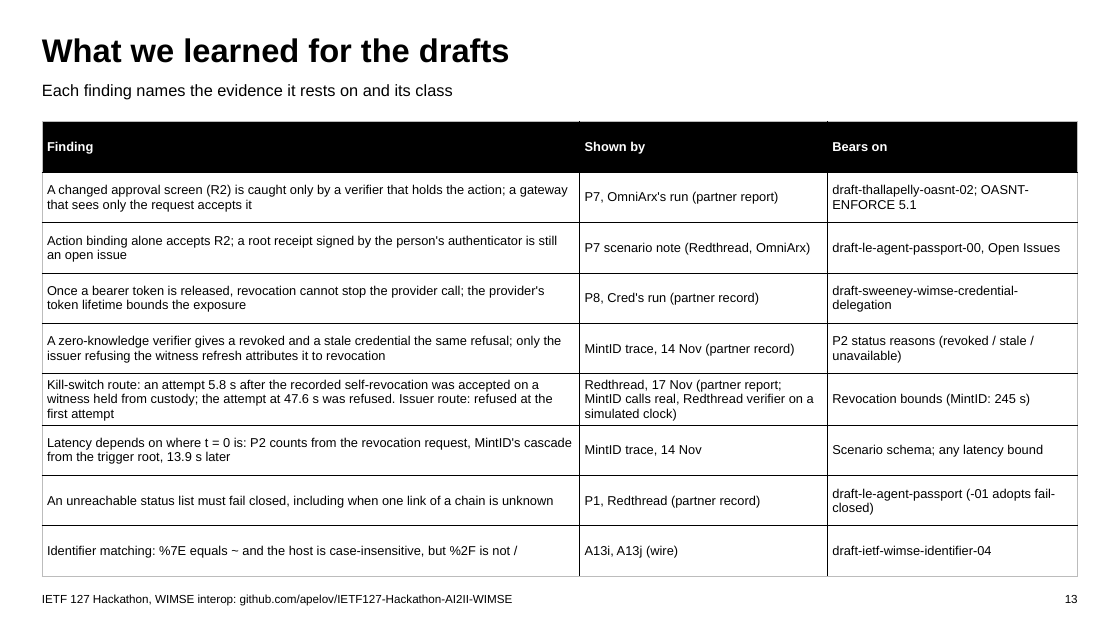
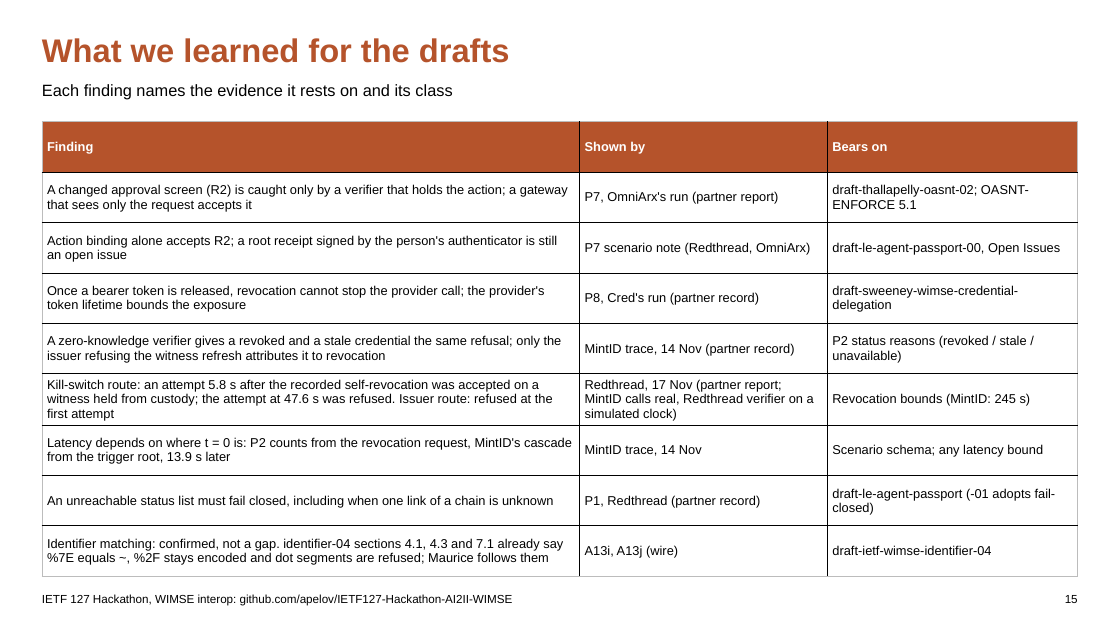
Before and after one commit to apelov/IETF127-Hackathon-AI2II-WIMSE, a slide deck: slide 15 of IETF127_WIMSE_Session.pptx (slide 13 before the commit). Drawn at 1120x630 pixels with LibreOffice and Linux fonts; fonts in the diff are those of the drawing. Boxes give left, top, right and bottom in pixels: in the first picture for what was removed or moved away, otherwise in the second. Text is boxed around its words. In the diff, an @@ line names an element or a change of style, - is before the commit and + after.

```diff
--- a/IETF127_WIMSE_Session.pptx
+++ b/IETF127_WIMSE_Session.pptx
@@ text "What we learned for the ..." at bbox=[42, 38, 510, 63]: text colour #000000 to #B5532B @@
@@ table at bbox=[42, 122, 1078, 576] @@
-row 9, column 1: Identifier matching: %7E equals ~ and the host is case-insensitive, but %2F is not /
+row 9, column 1: Identifier matching: confirmed, not a gap. identifier-04 sections 4.1, 4.3 and 7.1 already say %7E equals ~, %2F stays encoded and dot segments are refused; Maurice follows them
@@ fill #000000 to #B5532B in row 1 @@
@@ text at bbox=[1065, 595, 1078, 603]: text changed @@
-13
+15
```
Also in this commit, not shown: 10 other slides changed, 2 slides added, 8 other files.
